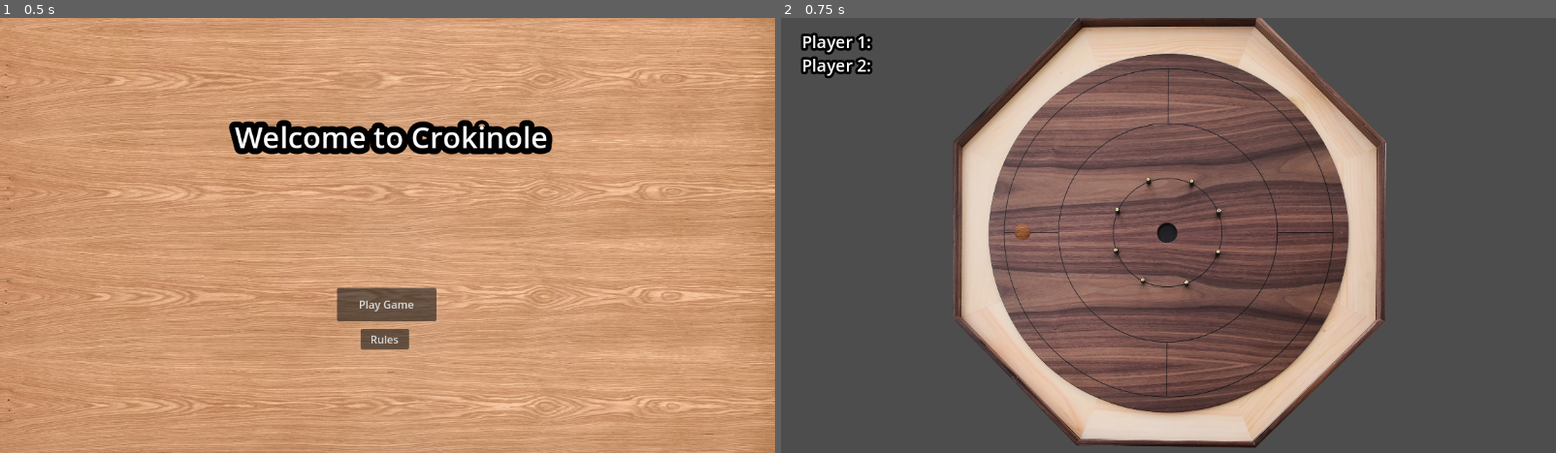
Above: before the commit, frames 1-2 (left to right).
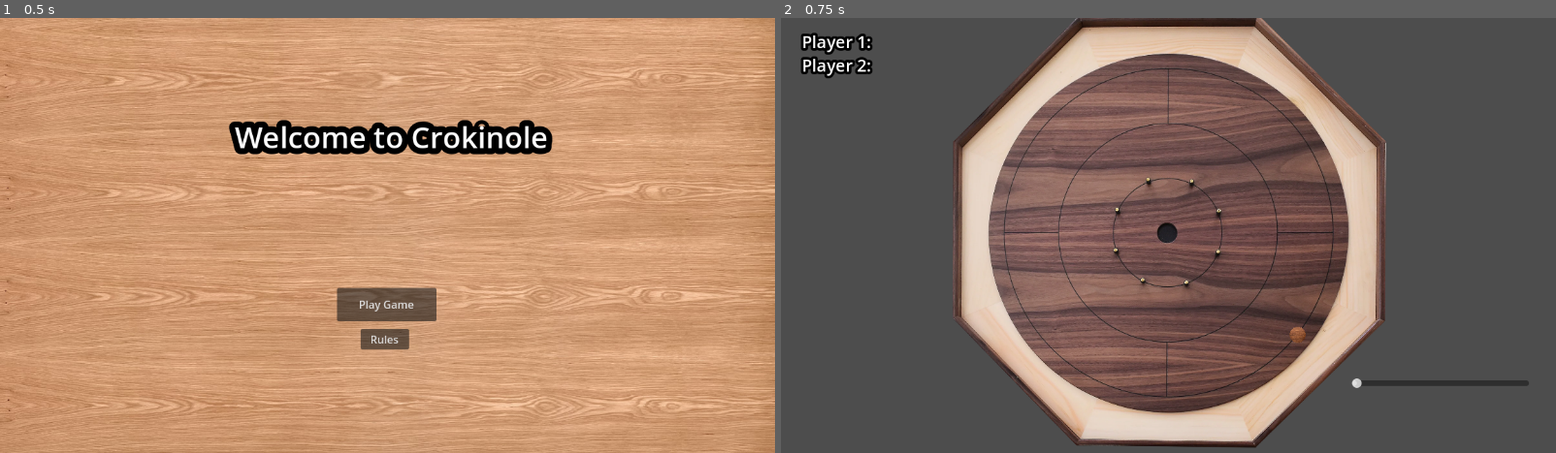
Above: after the commit, the same moments.

Repository: WadeCanavan/Crokinole
Game: Godot game, scene res://Scenes/Title.tscn
Two runs of this game, one before a commit and one after it. Both use one fixed random seed, a clock stepped at 60 frames per second and the inputs below.
Inputs:
- Up to frame 1 (0.5 s): no input
- Up to frame 2 (0.75 s): click "Play Game" at 0.5 s

Frame 1 is identical in both runs. In frame 2, 0.4% of the frame differs, in the area x 30-97%, y 47-86%.

Commit message:
add slider

Diff:
--- a/Scenes/main.tscn
+++ b/Scenes/main.tscn
@@ -207,10 +207,15 @@
 shape = SubResource("CircleShape2D_f24vr")
 
 [node name="Disc" type="Node2D" parent="."]
-position = Vector2(359, 319)
+
+[node name="HSlider" type="HSlider" parent="Disc"]
+offset_left = 848.0
+offset_top = 536.0
+offset_right = 1112.0
+offset_bottom = 552.0
 
 [node name="disc" parent="Disc" instance=ExtResource("2_ejfwc")]
-position = Vector2(0, 0)
+position = Vector2(768, 472)
 
 [node name="Score Box" type="Node" parent="."]
 
@@ -238,3 +243,4 @@
 [connection signal="body_exited" from="Score Nodes/Area2D" to="Score Nodes" method="_on_play_area_body_exited"]
 [connection signal="body_entered" from="Score Nodes/10 point Area2D" to="Score Nodes" method="_on_area_2d_body_entered"]
 [connection signal="body_exited" from="Score Nodes/10 point Area2D" to="Score Nodes" method="_on_area_2d_body_exited"]
+[connection signal="value_changed" from="Disc/HSlider" to="." method="_on_h_slider_value_changed"]
Not shown: 1 places in Scenes/disc.tscn that only renumber resources
